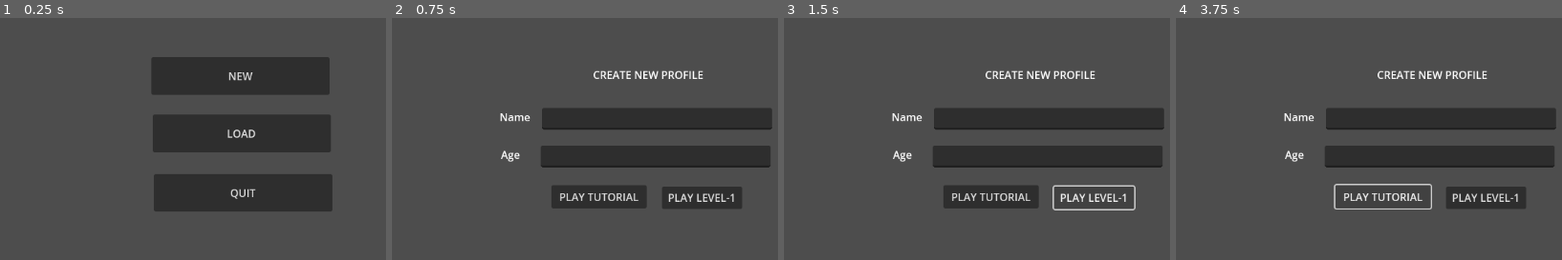
Above: before the commit, frames 1-4 (left to right).
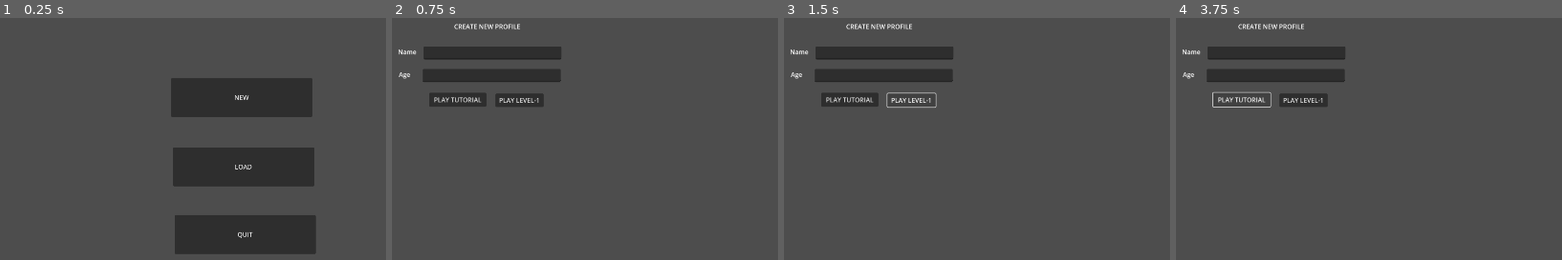
Above: after the commit, the same moments.

Repository: onhardcope/adhd-cooking-game
Game: Godot game, scene res://MainMenu/main_menu.tscn
Two runs of this game, one before a commit and one after it. Both use one fixed random seed, a clock stepped at 60 frames per second and the inputs below.
Inputs:
- Up to frame 1 (0.25 s): no input
- Up to frame 2 (0.75 s): click "NEW" at 0.5 s
- Up to frame 3 (1.5 s): click "PLAY LEVEL-1" at 1.25 s
- Up to frame 4 (3.75 s): click "PLAY LEVEL-1" at 2 s; click "PLAY LEVEL-1" at 2.75 s; click "PLAY TUTORIAL" at 3.5 s

The runs differ from the first frame. In frame 1, 28% of the frame differs, in the area x 39-87%, y 16-98%; in frame 2, 21%; in frame 3, 19%; in frame 4, 19%.

Commit message:
Added first ever animation script to Kitchen scene (Bottom Middle cupboards opening and closing)

Diff:
--- /dev/null
+++ b/Kitchen/kitchen.gd
@@ -0,0 +1,23 @@
+extends Node2D
+
+
+
+
+
+
+
+func _on_bottom_middle_1_area_input_event(viewport: Node, event: InputEvent, shape_idx: int) -> void:
+	if (event is InputEventMouseButton and event.pressed and event.button_index == MOUSE_BUTTON_LEFT):
+			var current_frame = ( $"%BottomMiddle1".frame + 1) % 2
+			$"%BottomMiddle1".set_frame_and_progress(current_frame, current_frame)
+
+
+func _on_bottom_middle_2_area_input_event(viewport: Node, event: InputEvent, shape_idx: int) -> void:
+	if (event is InputEventMouseButton and event.pressed and event.button_index == MOUSE_BUTTON_LEFT):
+			var current_frame = ( $"%BottomMiddle2".frame + 1) % 2
+			$"%BottomMiddle2".set_frame_and_progress(current_frame, current_frame)
+
+func _on_bottom_middle_3_area_input_event(viewport: Node, event: InputEvent, shape_idx: int) -> void:
+	if (event is InputEventMouseButton and event.pressed and event.button_index == MOUSE_BUTTON_LEFT):
+			var current_frame = ( $"%BottomMiddle3".frame + 1) % 2
+			$"%BottomMiddle3".set_frame_and_progress(current_frame, current_frame)
--- /dev/null
+++ b/Kitchen/kitchen.tscn
@@ -0,0 +1,275 @@
+[gd_scene load_steps=35 format=3 uid="uid://b4atebuo1fem1"]
+
+[ext_resource type="Script" path="res://Kitchen/kitchen.gd" id="1_e7fpt"]
+[ext_resource type="Texture2D" uid="uid://c022qm0j3x5m7" path="res://Assets/background.png" id="1_wao47"]
+[ext_resource type="Texture2D" uid="uid://c5oiwhjgcdak7" path="res://Assets/fridge_0.png" id="2_4ikyh"]
+[ext_resource type="Texture2D" uid="uid://djtdxdhbtebha" path="res://Assets/exhaust.png" id="2_vk336"]
+[ext_resource type="Texture2D" uid="uid://bdl5rpyam46dg" path="res://Assets/Cupboard/top_left_0.png" id="3_jwn7m"]
+[ext_resource type="Texture2D" uid="uid://uy6nmvs17mi" path="res://Assets/countertop.png" id="3_ypo7v"]
+[ext_resource type="Texture2D" uid="uid://dgdw735q1o3n4" path="res://Assets/stove_top_0.png" id="4_1a3wk"]
+[ext_resource type="Texture2D" uid="uid://dm24vdff0slkp" path="res://Assets/Cupboard/top_middle_0.png" id="4_t2m7h"]
+[ext_resource type="Texture2D" uid="uid://2ca8kj0torew" path="res://Assets/Cupboard/top_right_0.png" id="5_m1nto"]
+[ext_resource type="Texture2D" uid="uid://bue7154roirl6" path="res://Assets/Cupboard/bottom_left_0.png" id="6_c201u"]
+[ext_resource type="Texture2D" uid="uid://bwfncpej2ui0w" path="res://Assets/Cupboard/bottom_right_0.png" id="7_a0idp"]
+[ext_resource type="Texture2D" uid="uid://5tvdr4b07ct0" path="res://Assets/Cupboard/bottom_middle_bg.png" id="8_6fn2b"]
+[ext_resource type="Texture2D" uid="uid://do7cgwu4q8kc2" path="res://Assets/Cupboard/bottom_middle_3_0.png" id="9_a3ue4"]
+[ext_resource type="Texture2D" uid="uid://da7k8y2imxtt4" path="res://Assets/Cupboard/bottom_middle_3_1.png" id="10_b4xw6"]
+[ext_resource type="Texture2D" uid="uid://kjqd1hnw51es" path="res://Assets/Cupboard/bottom_middle_2_0.png" id="11_w47oo"]
+[ext_resource type="Texture2D" uid="uid://cgkjucqpa67r7" path="res://Assets/Cupboard/bottom_middle_2_1.png" id="12_ueeg4"]
+[ext_resource type="Texture2D" uid="uid://oe8yaduks0x1" path="res://Assets/Cupboard/bottom_middle_1_0.png" id="13_k6uhc"]
+[ext_resource type="Texture2D" uid="uid://dh06rjs3nkwvs" path="res://Assets/Cupboard/bottom_middle_1_1.png" id="14_yhxht"]
+[ext_resource type="Texture2D" uid="uid://2sr11f4wwfsy" path="res://Assets/oven_0.png" id="18_otvpp"]
+
+[sub_resource type="SpriteFrames" id="SpriteFrames_u2pr6"]
+animations = [{
+"frames": [{
+"duration": 1.0,
+"texture": ExtResource("2_4ikyh")
+}],
+"loop": true,
+"name": &"default",
+"speed": 5.0
+}]
+
+[sub_resource type="SpriteFrames" id="SpriteFrames_r04w6"]
+animations = [{
+"frames": [{
+"duration": 1.0,
+"texture": ExtResource("3_jwn7m")
+}],
+"loop": true,
+"name": &"default",
+"speed": 5.0
+}]
+
+[sub_resource type="SpriteFrames" id="SpriteFrames_iq3ie"]
+animations = [{
+"frames": [{
+"duration": 1.0,
+"texture": ExtResource("4_t2m7h")
+}],
+"loop": true,
+"name": &"default",
+"speed": 5.0
+}]
+
+[sub_resource type="SpriteFrames" id="SpriteFrames_fdaal"]
+animations = [{
+"frames": [{
+"duration": 1.0,
+"texture": ExtResource("5_m1nto")
+}],
+"loop": true,
+"name": &"default",
+"speed": 5.0
+}]
+
+[sub_resource type="SpriteFrames" id="SpriteFrames_2mwat"]
+animations = [{
+"frames": [{
+"duration": 1.0,
+"texture": ExtResource("6_c201u")
+}],
+"loop": true,
+"name": &"default",
+"speed": 5.0
+}]
+
+[sub_resource type="SpriteFrames" id="SpriteFrames_r3n5o"]
+animations = [{
+"frames": [{
+"duration": 1.0,
+"texture": ExtResource("7_a0idp")
+}],
+"loop": true,
+"name": &"default",
+"speed": 5.0
+}]
+
+[sub_resource type="SpriteFrames" id="SpriteFrames_tlsot"]
+animations = [{
+"frames": [{
+"duration": 1.0,
+"texture": ExtResource("9_a3ue4")
+}, {
+"duration": 1.0,
+"texture": ExtResource("10_b4xw6")
+}],
+"loop": true,
+"name": &"default",
+"speed": 5.0
+}]
+
+[sub_resource type="RectangleShape2D" id="RectangleShape2D_3i3yh"]
+size = Vector2(308.25, 122.5)
+
+[sub_resource type="SpriteFrames" id="SpriteFrames_83er4"]
+animations = [{
+"frames": [{
+"duration": 1.0,
+"texture": ExtResource("11_w47oo")
+}, {
+"duration": 1.0,
+"texture": ExtResource("12_ueeg4")
+}],
+"loop": true,
+"name": &"default",
+"speed": 5.0
+}]
+
+[sub_resource type="RectangleShape2D" id="RectangleShape2D_wpcxi"]
+size = Vector2(307.5, 125)
+
+[sub_resource type="SpriteFrames" id="SpriteFrames_kslt5"]
+animations = [{
+"frames": [{
+"duration": 1.0,
+"texture": ExtResource("13_k6uhc")
+}, {
+"duration": 1.0,
+"texture": ExtResource("14_yhxht")
+}],
+"loop": true,
+"name": &"default",
+"speed": 5.0
+}]
+
+[sub_resource type="GDScript" id="GDScript_2gmch"]
+script/source = "extends AnimatedSprite2D
+
+var current_frame = 0
+
+# Called when the node enters the scene tree for the first time.
+func _ready() -> void:
+	pass
+
+
+
+func _process(delta: float) -> void:
+	pass
+
+
+
+'''func _input(event: InputEvent) -> void:
+	if (event is InputEventMouseButton and event.pressed and event.button_index == MOUSE_BUTTON_LEFT):
+		if get_rect
+			current_frame = (current_frame + 1) % 2
+			self.set_frame_and_progress(current_frame, current_frame)'''
+
+"
+
+[sub_resource type="RectangleShape2D" id="RectangleShape2D_a87x7"]
+size = Vector2(308.5, 120)
+
+[sub_resource type="SpriteFrames" id="SpriteFrames_s14l3"]
+animations = [{
+"frames": [{
+"duration": 1.0,
+"texture": ExtResource("4_1a3wk")
+}],
+"loop": true,
+"name": &"default",
+"speed": 5.0
+}]
+
+[sub_resource type="SpriteFrames" id="SpriteFrames_cncco"]
+animations = [{
+"frames": [{
+"duration": 1.0,
+"texture": ExtResource("18_otvpp")
+}],
+"loop": true,
+"name": &"default",
+"speed": 5.0
+}]
+
+[node name="Kitchen" type="Node2D"]
+script = ExtResource("1_e7fpt")
+
+[node name="Background" type="Sprite2D" parent="."]
+texture = ExtResource("1_wao47")
+centered = false
+
+[node name="Fridge" type="AnimatedSprite2D" parent="."]
+sprite_frames = SubResource("SpriteFrames_u2pr6")
+centered = false
+
+[node name="Cupboards" type="Node2D" parent="."]
+
+[node name="TopLeft" type="AnimatedSprite2D" parent="Cupboards"]
+sprite_frames = SubResource("SpriteFrames_r04w6")
+centered = false
+
+[node name="TopMiddle" type="AnimatedSprite2D" parent="Cupboards"]
+sprite_frames = SubResource("SpriteFrames_iq3ie")
+centered = false
+
+[node name="TopRight" type="AnimatedSprite2D" parent="Cupboards"]
+sprite_frames = SubResource("SpriteFrames_fdaal")
+centered = false
+
+[node name="BottomLeft" type="AnimatedSprite2D" parent="Cupboards"]
+sprite_frames = SubResource("SpriteFrames_2mwat")
+centered = false
+
+[node name="BottomRight" type="AnimatedSprite2D" parent="Cupboards"]
+sprite_frames = SubResource("SpriteFrames_r3n5o")
+centered = false
+
+[node name="BottomMiddleBG" type="Sprite2D" parent="Cupboards"]
+texture = ExtResource("8_6fn2b")
+centered = false
+
+[node name="BottomMiddle3" type="AnimatedSprite2D" parent="Cupboards"]
+unique_name_in_owner = true
+sprite_frames = SubResource("SpriteFrames_tlsot")
+centered = false
+
+[node name="BottomMiddle3Area" type="Area2D" parent="Cupboards/BottomMiddle3"]
+
+[node name="CollisionShape2D" type="CollisionShape2D" parent="Cupboards/BottomMiddle3/BottomMiddle3Area"]
+position = Vector2(962.125, 903.75)
+shape = SubResource("RectangleShape2D_3i3yh")
+
+[node name="BottomMiddle2" type="AnimatedSprite2D" parent="Cupboards"]
+unique_name_in_owner = true
+sprite_frames = SubResource("SpriteFrames_83er4")
+centered = false
+
+[node name="BottomMiddle2Area" type="Area2D" parent="Cupboards/BottomMiddle2"]
+
+[node name="CollisionShape2D" type="CollisionShape2D" parent="Cupboards/BottomMiddle2/BottomMiddle2Area"]
+position = Vector2(962.5, 776.5)
+shape = SubResource("RectangleShape2D_wpcxi")
+
+[node name="BottomMiddle1" type="AnimatedSprite2D" parent="Cupboards"]
+unique_name_in_owner = true
+sprite_frames = SubResource("SpriteFrames_kslt5")
+centered = false
+script = SubResource("GDScript_2gmch")
+
+[node name="BottomMiddle1Area" type="Area2D" parent="Cupboards/BottomMiddle1"]
+
+[node name="CollisionShape2D" type="CollisionShape2D" parent="Cupboards/BottomMiddle1/BottomMiddle1Area"]
+position = Vector2(961.75, 651)
+shape = SubResource("RectangleShape2D_a87x7")
+
+[node name="ExhaustSprite" type="Sprite2D" parent="."]
+texture = ExtResource("2_vk336")
+centered = false
+
+[node name="Countertop" type="Sprite2D" parent="."]
+texture = ExtResource("3_ypo7v")
+centered = false
+
+[node name="StoveTop" type="AnimatedSprite2D" parent="."]
+sprite_frames = SubResource("SpriteFrames_s14l3")
+centered = false
+
+[node name="Oven" type="AnimatedSprite2D" parent="."]
+sprite_frames = SubResource("SpriteFrames_cncco")
+centered = false
+
+[connection signal="input_event" from="Cupboards/BottomMiddle3/BottomMiddle3Area" to="." method="_on_bottom_middle_3_area_input_event"]
+[connection signal="input_event" from="Cupboards/BottomMiddle2/BottomMiddle2Area" to="." method="_on_bottom_middle_2_area_input_event"]
+[connection signal="input_event" from="Cupboards/BottomMiddle1/BottomMiddle1Area" to="." method="_on_bottom_middle_1_area_input_event"]
--- a/MainMenu/main_menu.tscn
+++ b/MainMenu/main_menu.tscn
@@ -6,24 +6,24 @@
 script = ExtResource("1_e53om")
 
 [node name="New" type="Button" parent="."]
-offset_left = 449.0
-offset_top = 156.0
-offset_right = 718.0
-offset_bottom = 213.0
+offset_left = 798.0
+offset_top = 313.0
+offset_right = 1153.0
+offset_bottom = 411.0
 text = "NEW"
 
 [node name="Quit" type="Button" parent="."]
-offset_left = 453.0
-offset_top = 333.0
-offset_right = 722.0
-offset_bottom = 390.0
+offset_left = 807.0
+offset_top = 659.0
+offset_right = 1162.0
+offset_bottom = 757.0
 text = "QUIT"
 
 [node name="Load" type="Button" parent="."]
-offset_left = 451.0
-offset_top = 243.0
-offset_right = 720.0
-offset_bottom = 300.0
+offset_left = 803.0
+offset_top = 488.0
+offset_right = 1158.0
+offset_bottom = 586.0
 text = "LOAD"
 
 [connection signal="pressed" from="New" to="." method="_on_new_pressed"]
--- a/project.godot
+++ b/project.godot
@@ -14,6 +14,11 @@
 run/main_scene="res://MainMenu/main_menu.tscn"
 config/features=PackedStringArray("4.3", "Mobile")
 
+[display]
+
+window/size/viewport_width=1920
+window/size/viewport_height=1080
+
 [rendering]
 
 renderer/rendering_method="mobile"
